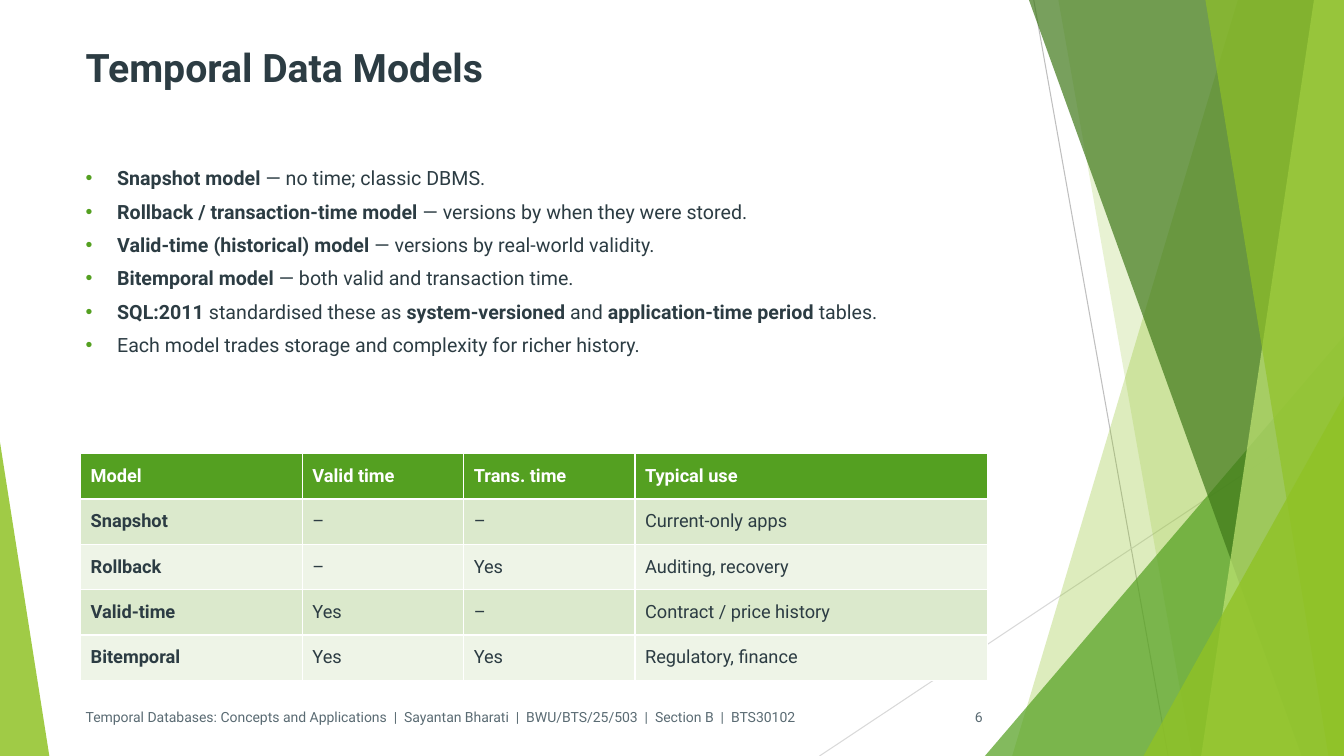
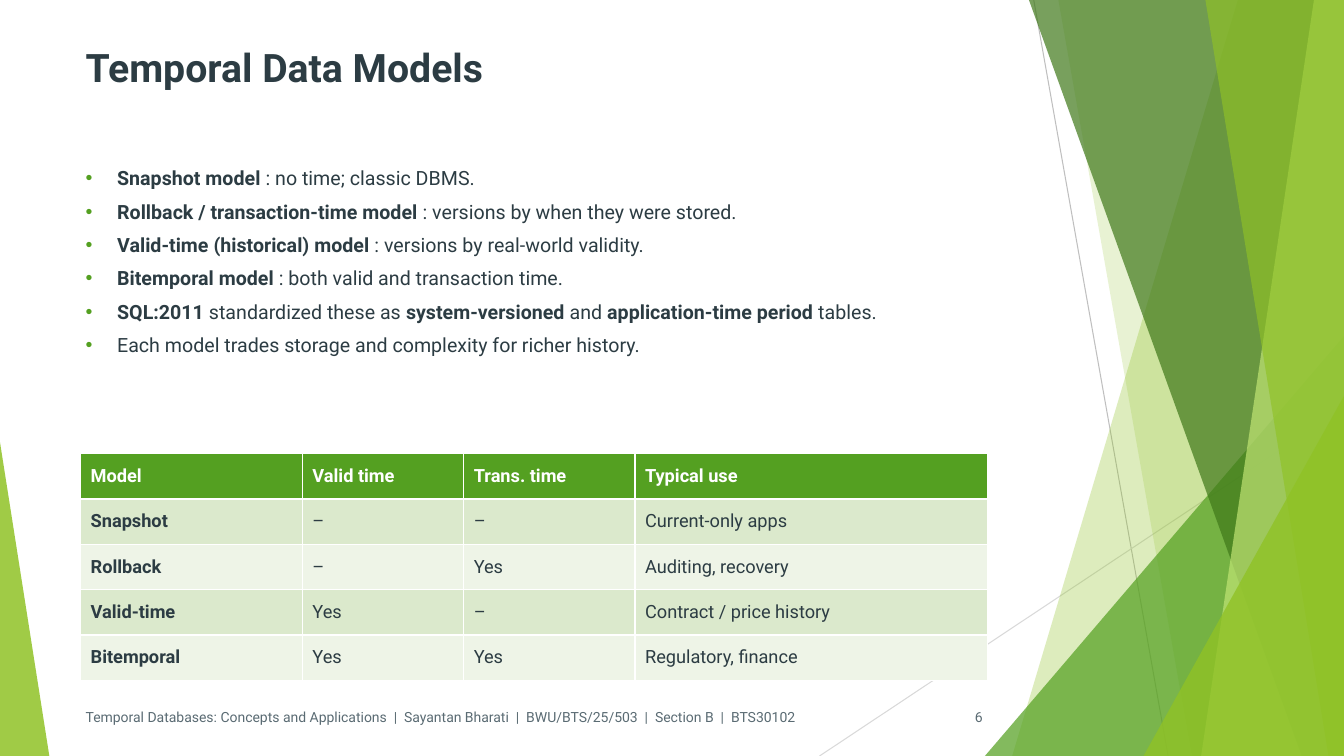
Before and after one commit to Sayantan-B-dev/SM_BtechSyllabusBWU, a slide deck: slide 6 of 3rdSem/Assignments/pptx/dbms/PPT_BTS30102_DBMS_Sayantan_Bharati.pptx. Drawn at 1344x756 pixels with LibreOffice and Linux fonts; fonts in the diff are those of the drawing. Boxes give left, top, right and bottom in pixels: in the first picture for what was removed or moved away, otherwise in the second. Text is boxed around its words. In the diff, an @@ line names an element or a change of style, - is before the commit and + after.

Commit message:
update dbms pptx and add pdf

```diff
--- a/3rdSem/Assignments/pptx/dbms/PPT_BTS30102_DBMS_Sayantan_Bharati.pptx
+++ b/3rdSem/Assignments/pptx/dbms/PPT_BTS30102_DBMS_Sayantan_Bharati.pptx
@@ text at (x1=117, y1=170, x2=877, y2=323): text changed @@
-• Snapshot model — no time; classic DBMS.
-• Rollback / transaction-time model — versions by when they were stored.
-• Valid-time (historical) model — versions by real-world validity.
-• Bitemporal model — both valid and transaction time.
-• SQL:2011 standardised these as system-versioned and application-time period tables.
+• Snapshot model : no time; classic DBMS.
+• Rollback / transaction-time model : versions by when they were stored.
+• Valid-time (historical) model : versions by real-world validity.
+• Bitemporal model : both valid and transaction time.
+• SQL:2011 standardized these as system-versioned and application-time period tables.
```
Also in this commit, not shown: 9 other slides changed, 1 other file.
